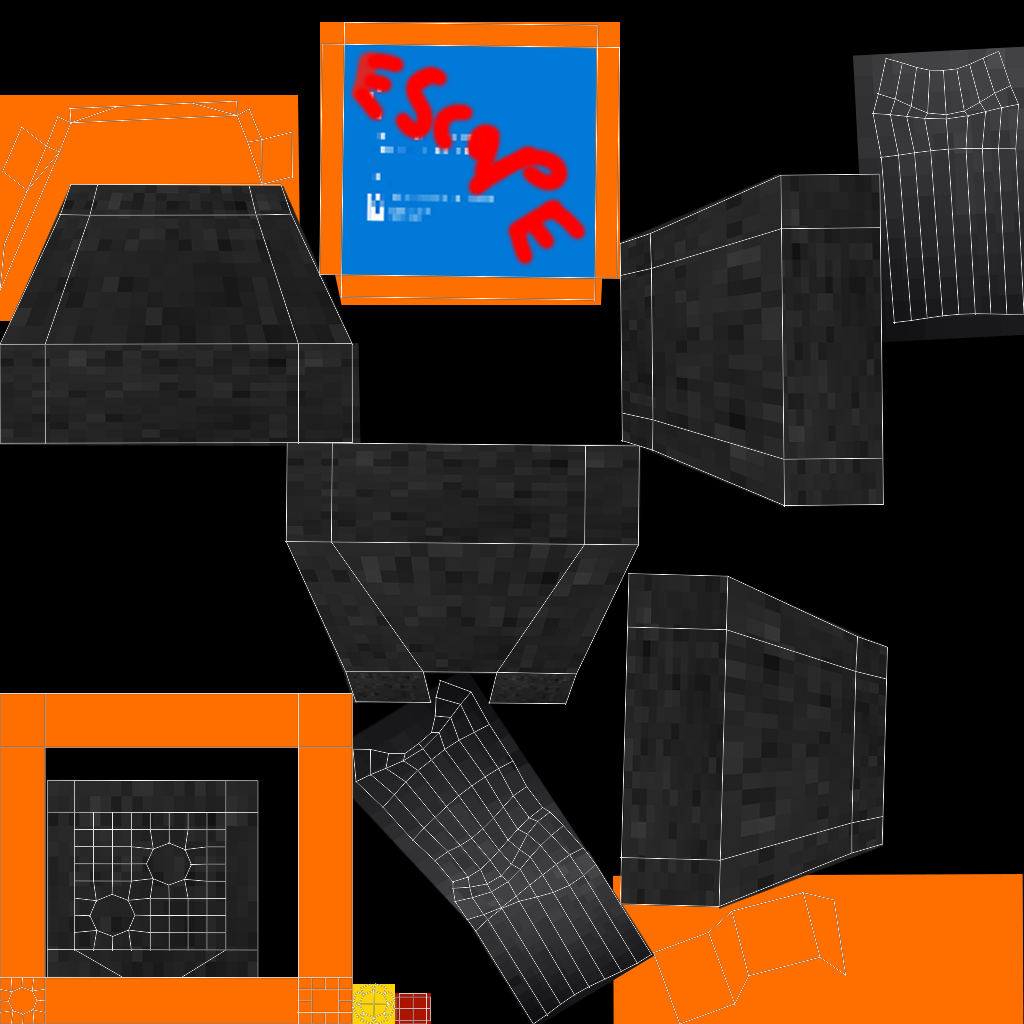
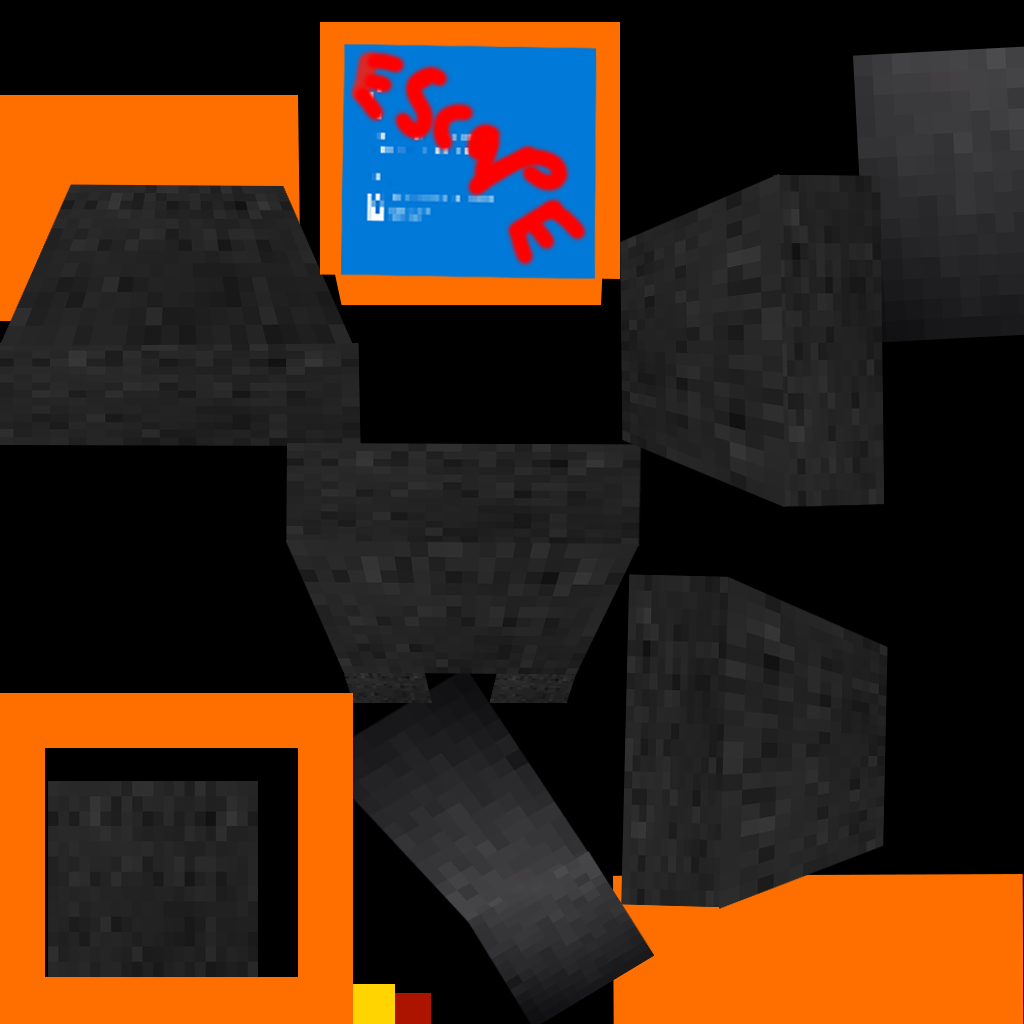
Layers edited between the first and the second w=1024, h=1024 image:
hid "Layer 0" over [0, 21, 1024, 1024]
